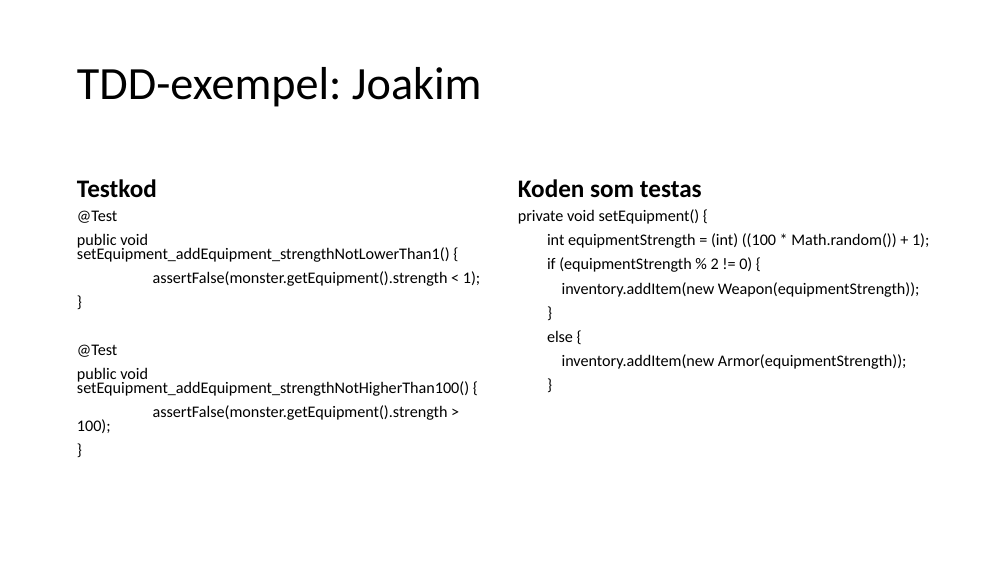
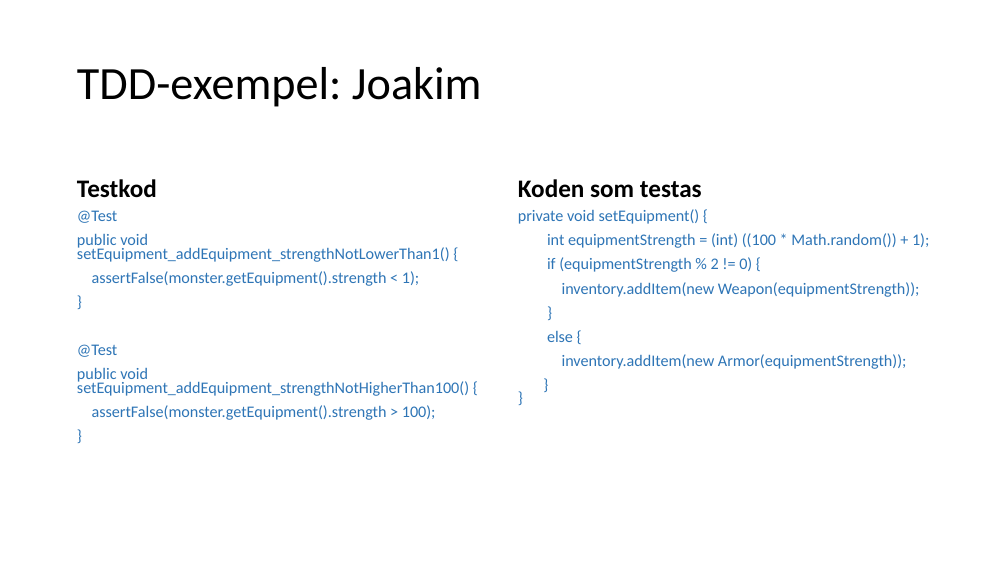
Before and after one commit to hampusidstam/InteGame, a slide deck: slide 6 of docs/Slutredovisning_grp5_v8.pptx. Drawn at 1008x567 pixels with LibreOffice and Linux fonts; fonts in the diff are those of the drawing. Boxes give left, top, right and bottom in pixels: in the first picture for what was removed or moved away, otherwise in the second. Text is boxed around its words. In the diff, an @@ line names an element or a change of style, - is before the commit and + after.

```diff
--- a/docs/Slutredovisning_grp5_v8.pptx
+++ b/docs/Slutredovisning_grp5_v8.pptx
@@ text "@Test" at [77,210,469,420]: text colour #000000 to #2E75B6 @@
@@ text at [518,209,929,369]: text changed; text colour #000000 to #2E75B6 @@
-}
+}
+}
@@ text at [518,209,929,369]: text colour #000000 to #2E75B6 @@
```
Also in this commit, not shown: 9 other slides changed, 1 slide added, 2 slides removed, 1 other file.
